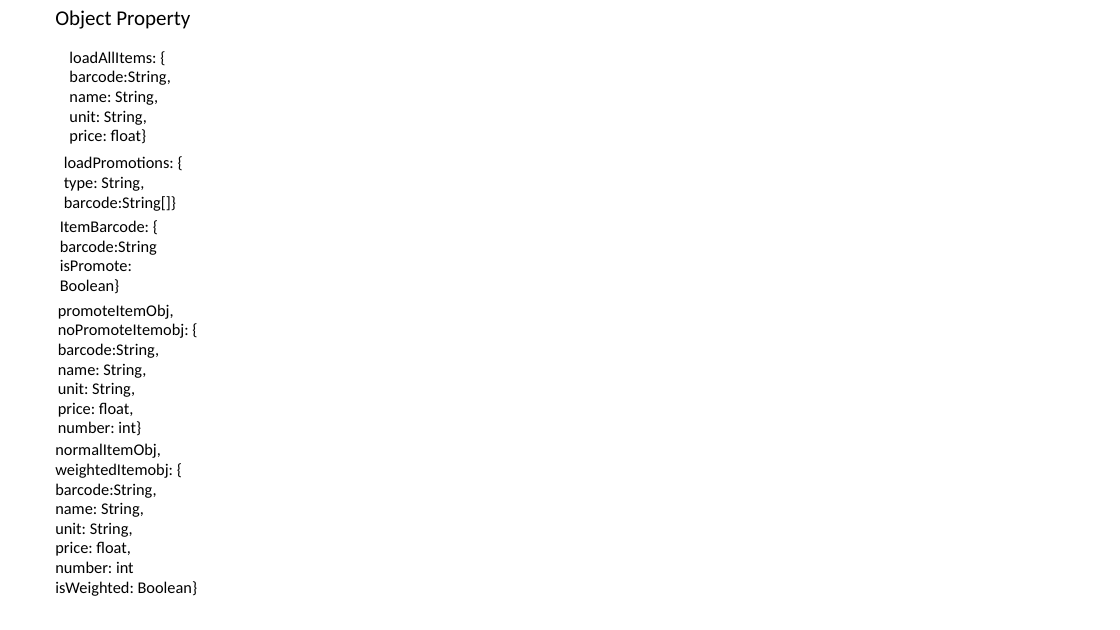
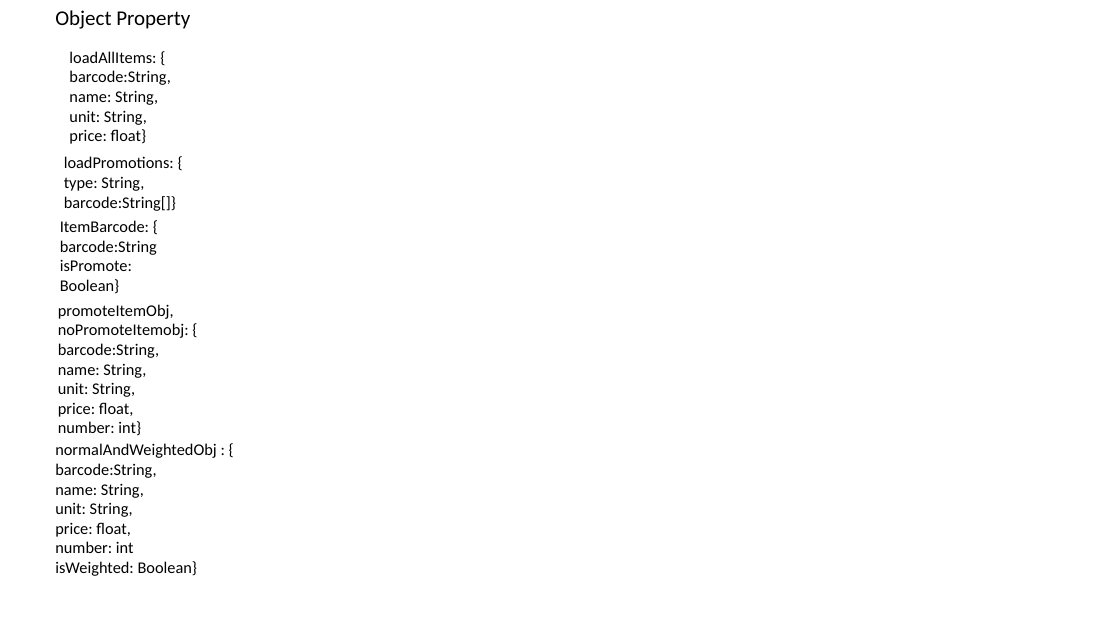
Before and after one commit to rexlo317/printReceipt, a slide deck: slide 2 of Presentation1.pptx. Drawn at 1120x630 pixels with LibreOffice and Linux fonts; fonts in the diff are those of the drawing. Boxes give left, top, right and bottom in pixels: in the first picture for what was removed or moved away, otherwise in the second. Text is boxed around its words. In the diff, an @@ line names an element or a change of style, - is before the commit and + after.

```diff
--- a/Presentation1.pptx
+++ b/Presentation1.pptx
@@ text at [55, 443, 217, 458]: text changed @@
-normalItemObj,
-weightedItemobj: {
+normalAndWeightedObj : {
```
Also in this commit, not shown: 1 other slide changed, 2 other files.
